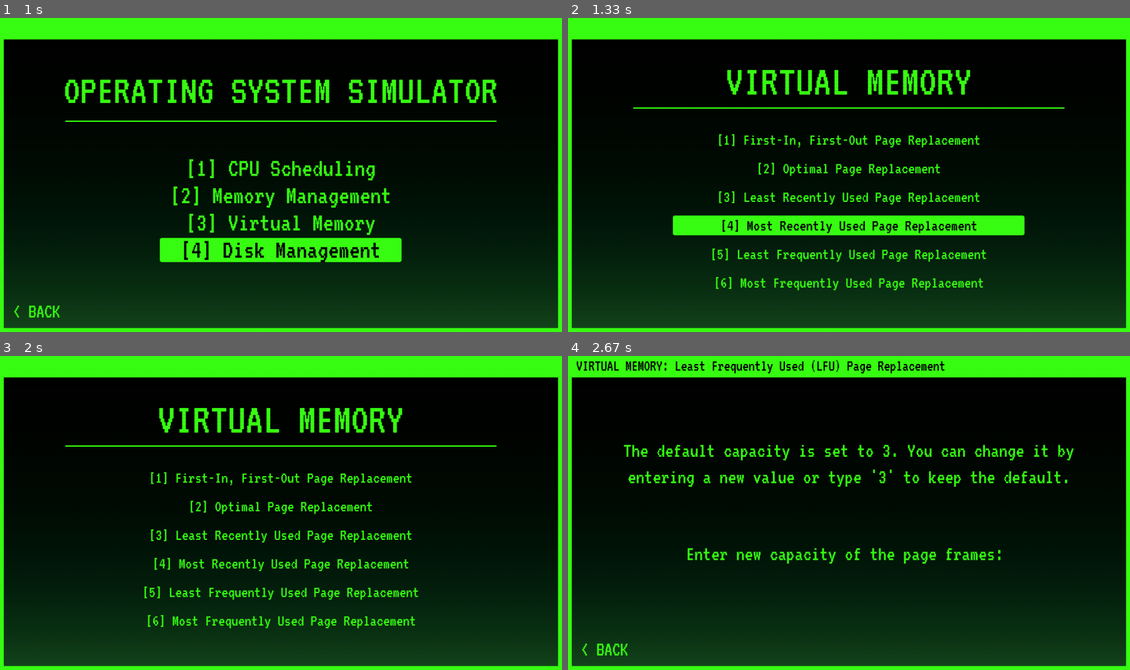
Above: before the commit, frames 1-4 (two rows, left to right).
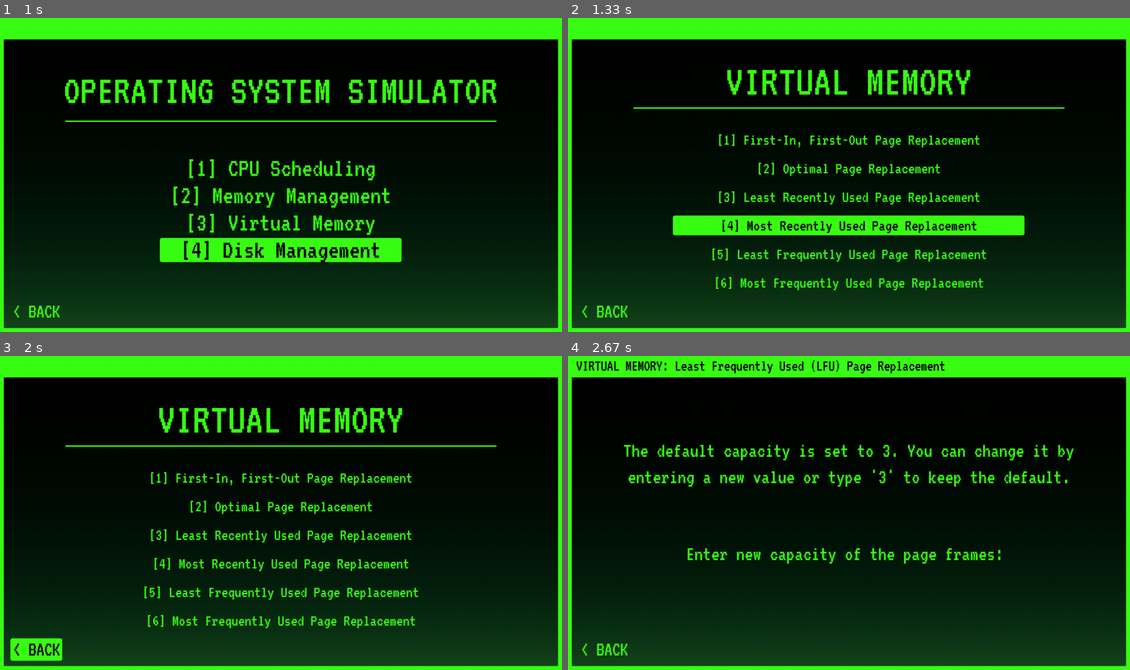
Above: after the commit, the same moments.

Repository: kok0krunch/operating_system_simulator
Game: pygame game, started from os_simulator/main.py
The game is run twice, just before and just after one commit, with the same random seed, the same clock (stepped at 60 frames per second) and the same inputs.
Inputs (mouse positions are in pixels of both pictures, inside the frame that each line leads up to):
- Up to frame 1 (1 s): click (281, 175) at 0.38 s; click (337, 244) at 0.72 s
- Up to frame 2 (1.33 s): click "[3] Virtual Memory" at 1.05 s
- Up to frame 3 (2 s): click (348, 538) at 1.38 s; click "< BACK" at 1.72 s
- Up to frame 4 (2.67 s): click (820, 594) at 2.22 s; type "an" at 2.5 s

Frame 1 is identical in both runs. In frame 2, 0.2% of the frame differs, in the area x 2-11%, y 91-96%; in frame 3, 0.7%, in the area x 1-12%, y 89-98%; in frame 4, nothing differs.

Commit message:
refactor(vm_pygame): fix interactive back button click collision
- Add missing back_rect.collidepoint check inside mouse event handler
- Enable full click navigation back to the topic selection dashboard
- Add support for backspace key navigation alongside the escape key

Diff:
--- /dev/null
+++ b/os_simulator/__init__.py
@@ -0,0 +1 @@
+"""OS simulator package."""
--- /dev/null
+++ b/os_simulator/algorithms/__init__.py
@@ -0,0 +1 @@
+"""Operating system simulator algorithms package."""
--- /dev/null
+++ b/os_simulator/algorithms/virtual_memory/__init__.py
@@ -0,0 +1 @@
+"""Virtual memory algorithms package."""
--- a/os_simulator/algorithms/virtual_memory/vm_pygame.py
+++ b/os_simulator/algorithms/virtual_memory/vm_pygame.py
@@ -5,12 +5,20 @@
 import os
 
 # Import algorithm paths
-from .fifo_pr import fifo_menu
-from .optimal_pr import optimal_menu
-from .lru_pr import lru_menu
-from .mru_pr import mru_menu
-from .lfu_pr import lfu_menu
-from .mfu_pr import mfu_menu
+try:
+    from .fifo_pr import fifo_menu
+    from .optimal_pr import optimal_menu
+    from .lru_pr import lru_menu
+    from .mru_pr import mru_menu
+    from .lfu_pr import lfu_menu
+    from .mfu_pr import mfu_menu
+except ImportError:
+    from fifo_pr import fifo_menu
+    from optimal_pr import optimal_menu
+    from lru_pr import lru_menu
+    from mru_pr import mru_menu
+    from lfu_pr import lfu_menu
+    from mfu_pr import mfu_menu
 
 # Constants & Configurations
 NEON_GREEN = (57, 255, 20)
@@ -41,6 +49,7 @@
 
     font_header = pygame.font.Font(font_path, 100)
     font_button = pygame.font.Font(font_path, 38)
+    font_back = pygame.font.Font(font_path, 46)
 
     # Menu Options Mapping
     menu_options = [
@@ -67,6 +76,8 @@
     running = True
     while running:
         mouse_pos = pygame.mouse.get_pos()
+        back_surf_idle = font_back.render("< BACK", True, NEON_GREEN)
+        back_rect = back_surf_idle.get_rect(topleft=(30, 650))
 
         for event in pygame.event.get():
             if event.type == pygame.QUIT:
@@ -76,6 +87,10 @@
 
             elif event.type == pygame.MOUSEBUTTONDOWN:
                 if event.button == 1:  # Left Click Action Node
+                    if back_rect.collidepoint(mouse_pos):
+                        running = False
+                        return
+
                     for rect, text, func in button_rects:
                         if rect.collidepoint(mouse_pos):
                             # Pass the screen variable into your standalone module loops
@@ -118,6 +133,14 @@
             text_rect = text_surf.get_rect(center=rect.center)
             screen.blit(text_surf, text_rect)
 
+        # Render Back Button Option
+        if back_rect.collidepoint(mouse_pos):
+            pygame.draw.rect(screen, NEON_GREEN, back_rect.inflate(10, 5), 0, 4)
+            back_surf = font_back.render("< BACK", True, BLACK)
+        else:
+            back_surf = font_back.render("< BACK", True, NEON_GREEN)
+        screen.blit(back_surf, back_rect.topleft)
+
         pygame.display.flip()
         clock.tick(30)
 
